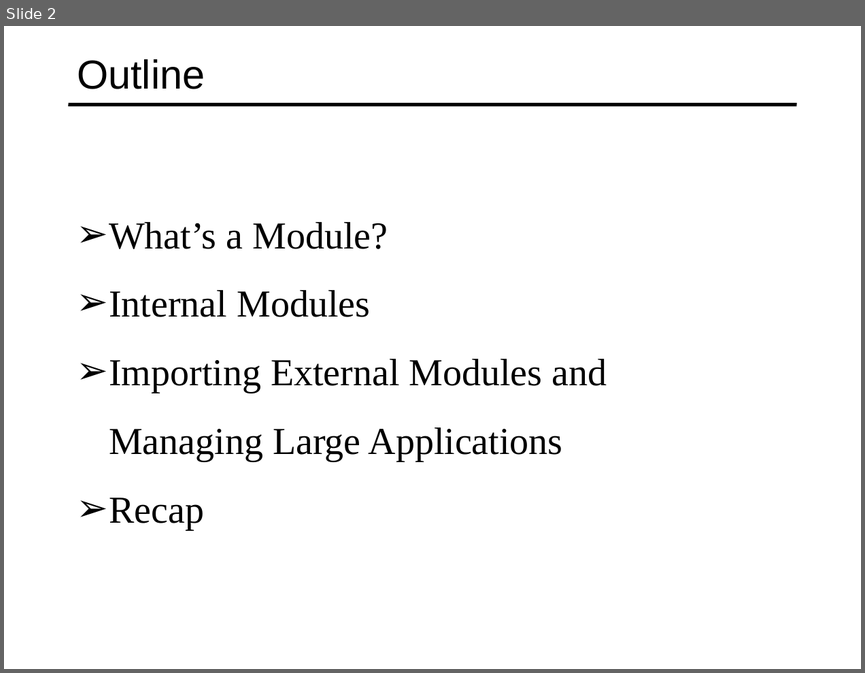
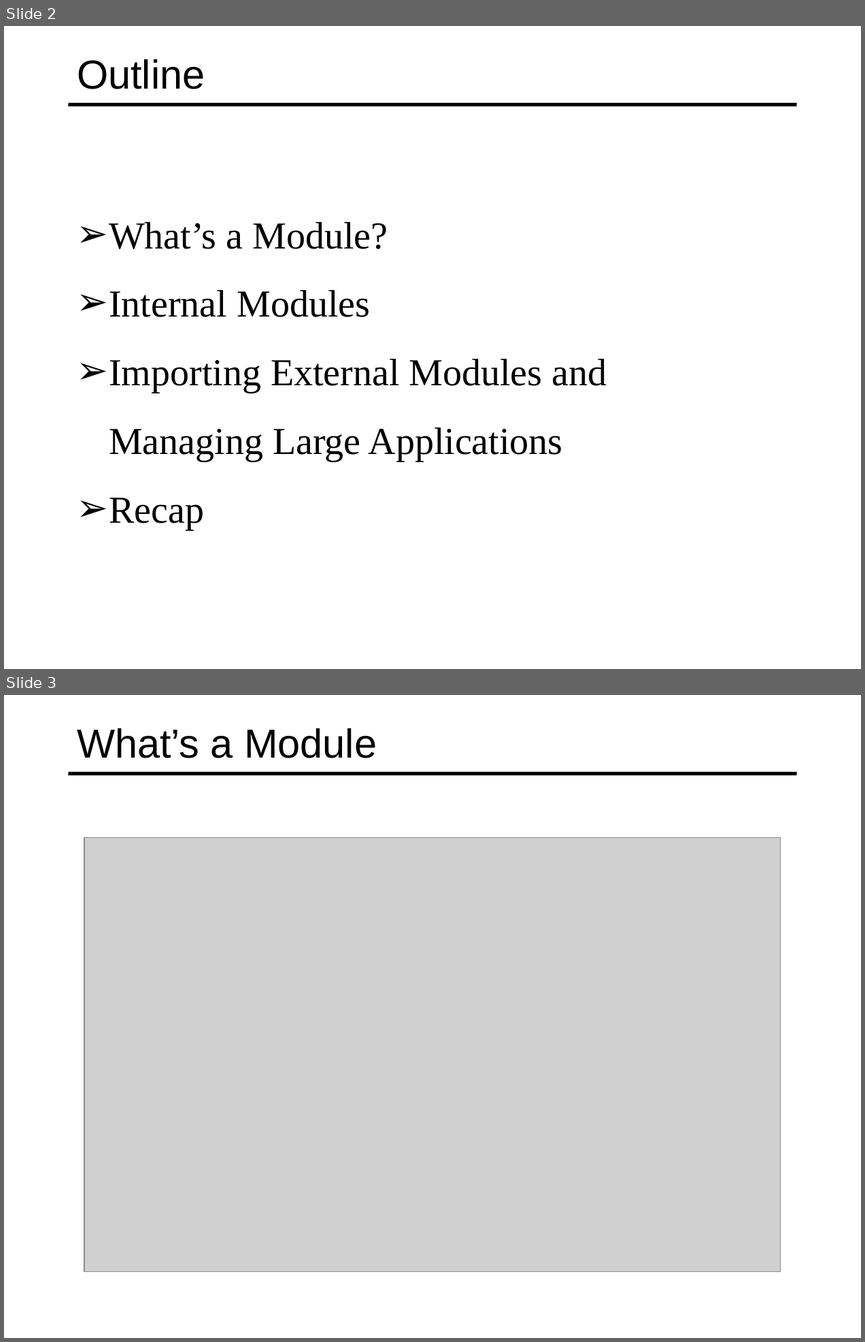
Before and after one commit to specter01wj/Jago_Link_Training, a slide deck: Angular/Angular7/TypeScript Fundamentals/4.Modules/L4_Modules.ppt. Shown one above the other, each under a label of ours: slide 2 before the commit, slides 2 and 3 after it. The pictures are 865x673 and 865x1342 pixels, drawn with LibreOffice and Linux fonts; fonts in the diff are those of the drawing; grey boxes stand for pictures. Boxes give left, top, right and bottom in pixels: in the first picture for what was removed or moved away, otherwise in the second. Text is boxed around its words. In the diff, an @@ line names an element or a change of style, - is before the commit and + after.

```diff
--- a/Angular/Angular7/TypeScript Fundamentals/4.Modules/L4_Modules.ppt
+++ b/Angular/Angular7/TypeScript Fundamentals/4.Modules/L4_Modules.ppt
@@ slide 3 added at (4,695,861,1338), background #FFFFFF; not listed: 1 template element that a slide beside it also shows @@
@@ title added at (77,728,377,758), 34 pt, text #000000 @@
+What’s a Module
@@ picture added at (84,837,781,1271) @@
```
Also in this commit, not shown: 1 slide changed, 13 other slides added, 21 slides removed, 15 other files.
